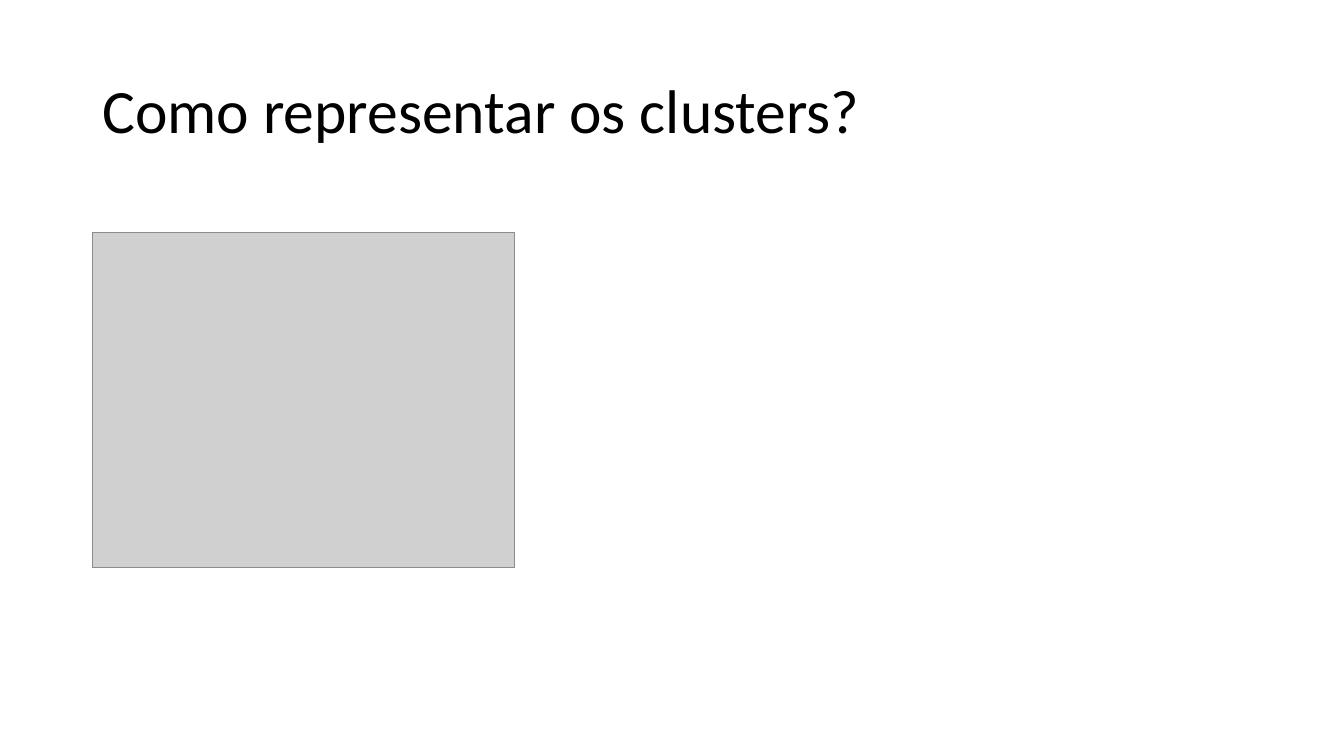
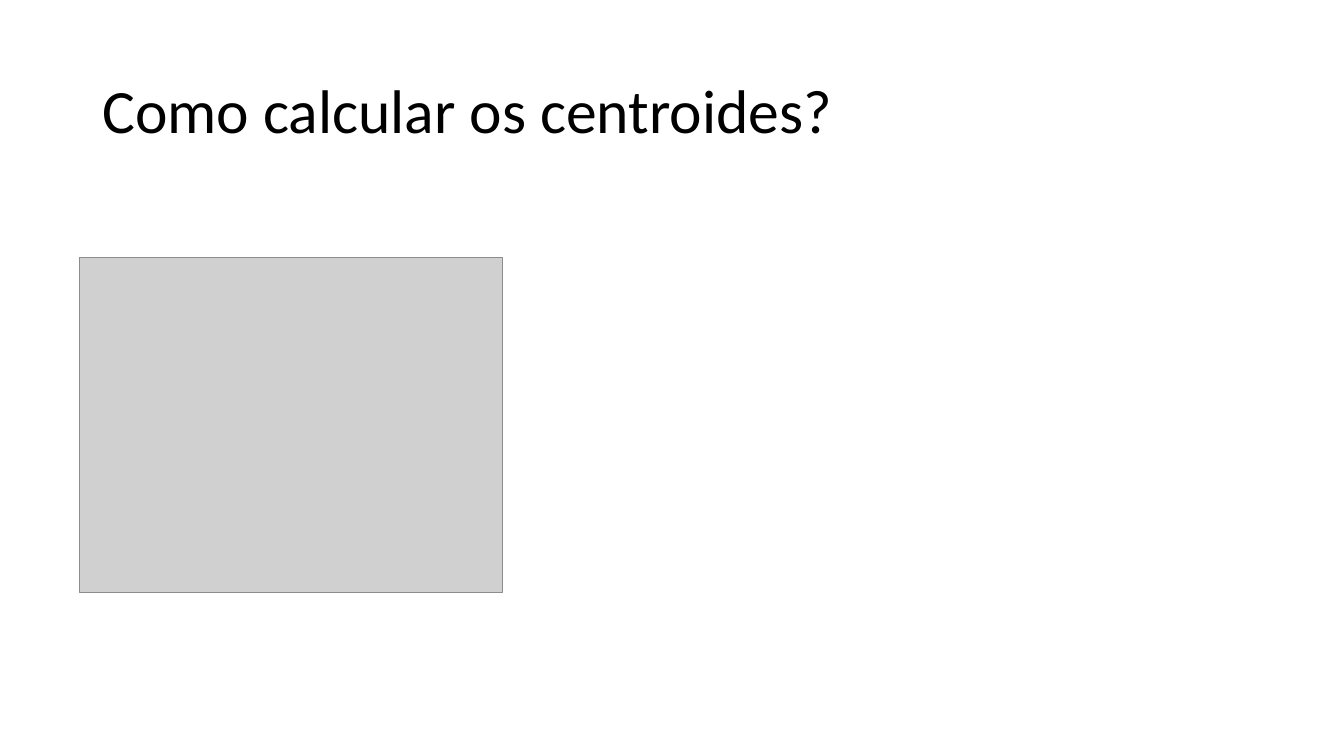
Before and after one commit to zz4fap/t320_aprendizado_de_maquina, a slide deck: slide 8 of slides/T320_kMeans.pptx. Drawn at 1344x756 pixels with LibreOffice and Linux fonts; fonts in the diff are those of the drawing; grey boxes stand for pictures. Boxes give left, top, right and bottom in pixels: in the first picture for what was removed or moved away, otherwise in the second. Text is boxed around its words. In the diff, an @@ line names an element or a change of style, - is before the commit and + after.

```diff
--- a/slides/T320_kMeans.pptx
+++ b/slides/T320_kMeans.pptx
@@ title at [102, 90, 832, 134]: text changed @@
-Como representar os clusters?
+Como calcular os centroides?
@@ picture: place and size @@
-picture at [93, 233, 515, 568]
+picture at [80, 258, 502, 593]
```
Also in this commit, not shown: 11 other slides changed, 4 slides added, 4 slides removed, 2 other files.
